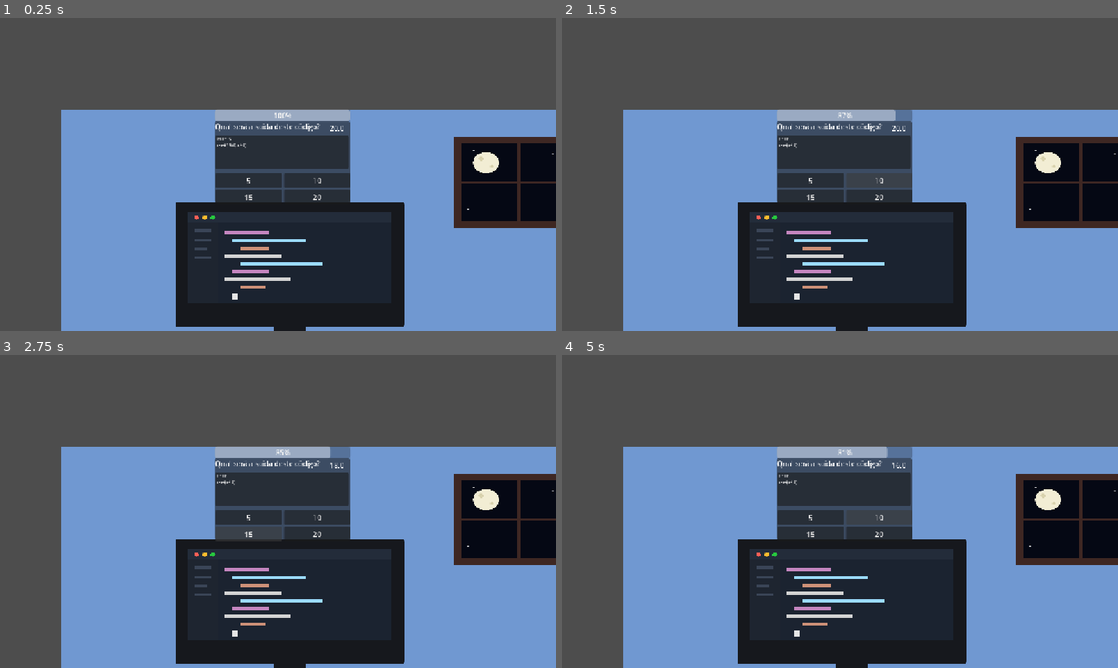
Above: before the commit, frames 1-4 (two rows, left to right).
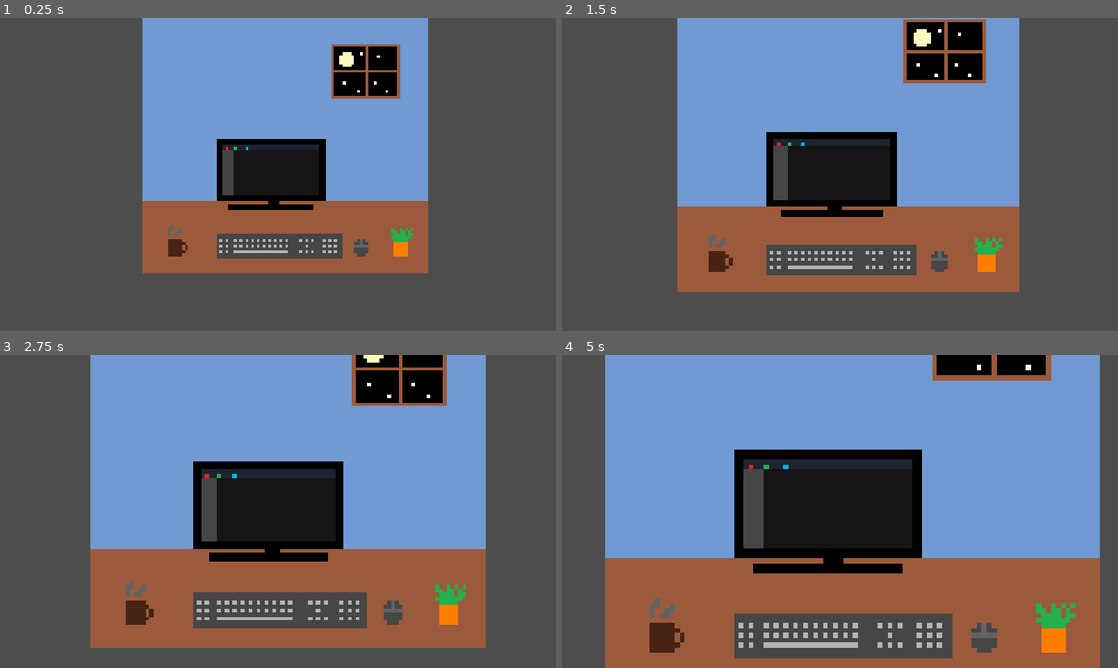
Above: after the commit, the same moments.

Repository: SiriusVe/crazy-in-codes
Game: Godot game, scene res://Scenes/fase_1.tscn
Two runs of this game, one before a commit and one after it. Both use one fixed random seed, a clock stepped at 60 frames per second and the inputs below.
Inputs (mouse positions are in pixels of both pictures, inside the frame that each line leads up to):
- Up to frame 1 (0.25 s): no input
- Up to frame 2 (1.5 s): click (812, 180) at 0.5 s, where only the run before the commit has a clickable "5"; click (878, 180) at 1.25 s, where only the run before the commit has a clickable "10"
- Up to frame 3 (2.75 s): click (250, 533) at 2 s, where only the run before the commit has a clickable "15"
- Up to frame 4 (5 s): click (878, 533) at 2.75 s, where only the run before the commit has a clickable "20"; click (812, 517) at 3.5 s, where only the run before the commit has a clickable "5"; click (878, 517) at 4.25 s, where only the run before the commit has a clickable "10"

The runs differ from the first frame. In frame 1, 70% of the frame differs, in the area x 11-100%, y 0-100%; in frame 2, 70%; in frame 3, 71%; in frame 4, 76%, in the area x 7-100%, y 0-100%.

Commit message:
ZoomIn/ZoonOut Fase 1

Diff:
--- a/Scenes/fase_1.tscn
+++ b/Scenes/fase_1.tscn
@@ -1,40 +1,67 @@
 [gd_scene format=3 uid="uid://67gykr4ffylt"]
 
 [ext_resource type="Script" uid="uid://cb6ir56ygmecc" path="res://Scripts/fase_1.gd" id="1_acukj"]
-[ext_resource type="Texture2D" uid="uid://c0b137lhsjyax" path="res://Assets/Sprites/Cenários/Cenario.tela.fase1.png" id="1_l3mkw"]
+[ext_resource type="Texture2D" uid="uid://7lko7y5hwnvd" path="res://Assets/Sprites/Cenários/cenario.mesa.png" id="2_acukj"]
+[ext_resource type="Texture2D" uid="uid://dq7is1cfvlgri" path="res://Assets/Sprites/Cenários/cenario.telagrande.png" id="3_cq7l2"]
+
+[sub_resource type="LabelSettings" id="LabelSettings_cq7l2"]
+font_size = 30
 
 [sub_resource type="LabelSettings" id="LabelSettings_l3mkw"]
-font_size = 8
+font_size = 25
+
+[sub_resource type="LabelSettings" id="LabelSettings_efuq8"]
+font_size = 60
 
 [node name="Fase1" type="Control" unique_id=637635367]
 layout_mode = 3
 anchors_preset = 15
 anchor_right = 1.0
 anchor_bottom = 1.0
+offset_right = -6.0
+offset_bottom = 433.0
 grow_horizontal = 2
 grow_vertical = 2
 script = ExtResource("1_acukj")
 
-[node name="Background" type="TextureRect" parent="." unique_id=594884489]
+[node name="MesaPC" type="TextureRect" parent="." unique_id=594884489]
 layout_mode = 1
 anchors_preset = 15
 anchor_right = 1.0
 anchor_bottom = 1.0
-offset_right = 19.0
-offset_bottom = 15.0
+offset_left = 4.0
+offset_top = -257.0
+offset_right = -3.0
+offset_bottom = -143.0
 grow_horizontal = 2
 grow_vertical = 2
-texture = ExtResource("1_l3mkw")
-expand_mode = 1
+texture = ExtResource("2_acukj")
+expand_mode = 5
+
+[node name="TelaCheia" type="TextureRect" parent="." unique_id=327839839]
+visible = false
+layout_mode = 0
+offset_left = -17.0
+offset_top = -231.0
+offset_right = 1261.0
+offset_bottom = 1147.0
+texture = ExtResource("3_cq7l2")
+expand_mode = 5
 
 [node name="Camera2D" type="Camera2D" parent="." unique_id=1540852608]
-position = Vector2(500, 147)
+position = Vector2(605, 573)
+editor_draw_drag_margin = true
 
 [node name="QuizUI" type="Control" parent="." unique_id=980636762]
+visible = false
 layout_mode = 1
 anchors_preset = 15
 anchor_right = 1.0
 anchor_bottom = 1.0
+offset_left = -181.0
+offset_top = 311.0
+offset_right = -181.0
+offset_bottom = 311.0
 grow_horizontal = 2
 grow_vertical = 2
 
@@ -42,21 +69,22 @@
 layout_mode = 0
 offset_left = 355.0
 offset_top = 25.0
-offset_right = 666.0
-offset_bottom = 211.0
+offset_right = 1388.0
+offset_bottom = 614.0
 
 [node name="QuestionTxt" type="Label" parent="QuizUI/QuestionPanel" unique_id=1695085391]
 layout_mode = 0
-offset_right = 311.0
-offset_bottom = 47.0
+offset_right = 1042.0
+offset_bottom = 37.0
 text = "Qual a saída?"
+label_settings = SubResource("LabelSettings_cq7l2")
 
 [node name="CdPanel" type="Panel" parent="QuizUI/QuestionPanel" unique_id=1872470705]
 layout_mode = 0
 offset_left = 1.0
-offset_top = 33.0
-offset_right = 308.0
-offset_bottom = 109.0
+offset_top = 50.0
+offset_right = 1032.0
+offset_bottom = 373.0
 
 [node name="CdTxt" type="Label" parent="QuizUI/QuestionPanel/CdPanel" unique_id=942305141]
 layout_mode = 0
@@ -74,9 +102,9 @@
 [node name="Answers" type="GridContainer" parent="QuizUI/QuestionPanel" unique_id=2105824468]
 layout_mode = 0
 offset_left = 2.0
-offset_top = 119.0
-offset_right = 311.0
-offset_bottom = 185.0
+offset_top = 394.0
+offset_right = 1027.0
+offset_bottom = 586.0
 theme_override_constants/h_separation = 5
 theme_override_constants/v_separation = 4
 columns = 2
@@ -111,16 +139,17 @@
 
 [node name="Timertxt" type="Label" parent="QuizUI/QuestionPanel" unique_id=681253588]
 layout_mode = 0
-offset_left = 264.0
-offset_top = 4.0
-offset_right = 304.0
-offset_bottom = 27.0
+offset_left = 849.0
+offset_top = -28.0
+offset_right = 917.0
+offset_bottom = 55.0
 text = "ex"
+label_settings = SubResource("LabelSettings_efuq8")
 
 [node name="MentalBar" type="ProgressBar" parent="QuizUI" unique_id=2008913581]
 layout_mode = 0
-offset_left = 355.0
-offset_top = -2.0
-offset_right = 667.0
-offset_bottom = 25.0
+offset_left = 405.0
+offset_top = -59.0
+offset_right = 1374.0
+offset_bottom = -14.0
 value = 100.0
--- a/Scripts/fase_1.gd
+++ b/Scripts/fase_1.gd
@@ -1,4 +1,7 @@
 extends Control
+@onready var quiz_ui: Control = $QuizUI
+
+@onready var camera_2d: Camera2D = $Camera2D
 
 @onready var question_txt: Label = $QuizUI/QuestionPanel/QuestionTxt
 @onready var cd_txt: Label = $QuizUI/QuestionPanel/CdPanel/CdTxt
@@ -11,6 +14,8 @@
 @onready var mental_bar: ProgressBar = $QuizUI/MentalBar
 @onready var timer_txt: Label = $QuizUI/QuestionPanel/Timertxt
 
+@onready var mesa_pc: TextureRect = $MesaPC
+@onready var tela_cheia: TextureRect = $TelaCheia
 
 var mental = 100.00
 var questao_atual = 0
@@ -18,6 +23,7 @@
 var timeR = 20.0
 var error = 5.0
 var fim_questao = false
+var fimzoom = false
 
 var questoes = [
 	{
@@ -47,7 +53,24 @@
 	}
 ]
 
+func camera_control():
+	camera_2d.zoom = Vector2(0.5,0.5)
+	var tween = create_tween()
+	tween.tween_property(camera_2d, "zoom", Vector2(0.9,0.9),5.0)
+	await tween.finished
+	await get_tree().create_timer(1.0).timeout
+	tween = create_tween()
+	tween.tween_property(camera_2d, "zoom", Vector2(3.8,3.8), 2.5)
+	await tween.finished
+	mesa_pc.visible = false
+	tela_cheia.visible = true
+	await get_tree().create_timer(0.5).timeout
+	tween = create_tween()
+	tween.tween_property(camera_2d, "zoom", Vector2(1,1), 3)
+
+
 func mostrar_questao():
+	quiz_ui.visible = true
 	timeR = time
 	var questao = questoes[questao_atual]
 
@@ -60,6 +83,7 @@
 	d.text =  questao["alternativas"][3]
 
 	timer_txt.text = str(ceil(timeR))
+	fimzoom = true
 
 func verificar_resposta(resposta: int):
 	if fim_questao:
@@ -91,7 +115,10 @@
 	print("Nova questão! Timer:", timeR)
 
 func _ready():
+	camera_control()
 	questoes.shuffle()
+
+	await get_tree().create_timer(14).timeout
 	mostrar_questao()
 	a.pressed.connect(func(): verificar_resposta(0))
 	b.pressed.connect(func(): verificar_resposta(1))
@@ -100,20 +127,22 @@
 
 
 func _process(delta):
-	timeR -= delta
-	timer_txt.text = str(ceil(timeR))
-	mental -= (35.0 / time) * delta
-	mental = max(mental, 0.0)
-	mental_bar.value = mental
-
-	if timeR <= 0.0 and not fim_questao:
-		timeR = 0.0
-		fim_questao = true
-
-		print("Tempo esgotado!")
-
-		mental -= error
+	if fimzoom:
+		timeR -= delta
+		timeR = max(timeR, 0)
+		timer_txt.text = str(ceil(timeR))
+		mental -= (35.0 / time) * delta
 		mental = max(mental, 0.0)
 		mental_bar.value = mental
 
-		proxima_questao()
+		if timeR <= 0.0 and not fim_questao:
+			timeR = 0.0
+			fim_questao = true
+
+			print("Tempo esgotado!")
+
+			mental -= error
+			mental = max(mental, 0.0)
+			mental_bar.value = mental
+
+			proxima_questao()
Binary file added: Assets/Sprites/Cenários/cenario.mesa.png
Not shown, added: Assets/Sprites/Cenários/cenario.mesa.png.import
Binary file added: Assets/Sprites/Cenários/cenario.monstro.png
Not shown, added: Assets/Sprites/Cenários/cenario.monstro.png.import
Binary file added: Assets/Sprites/Cenários/cenario.telagrande.png
Not shown, added: Assets/Sprites/Cenários/cenario.telagrande.png.import
